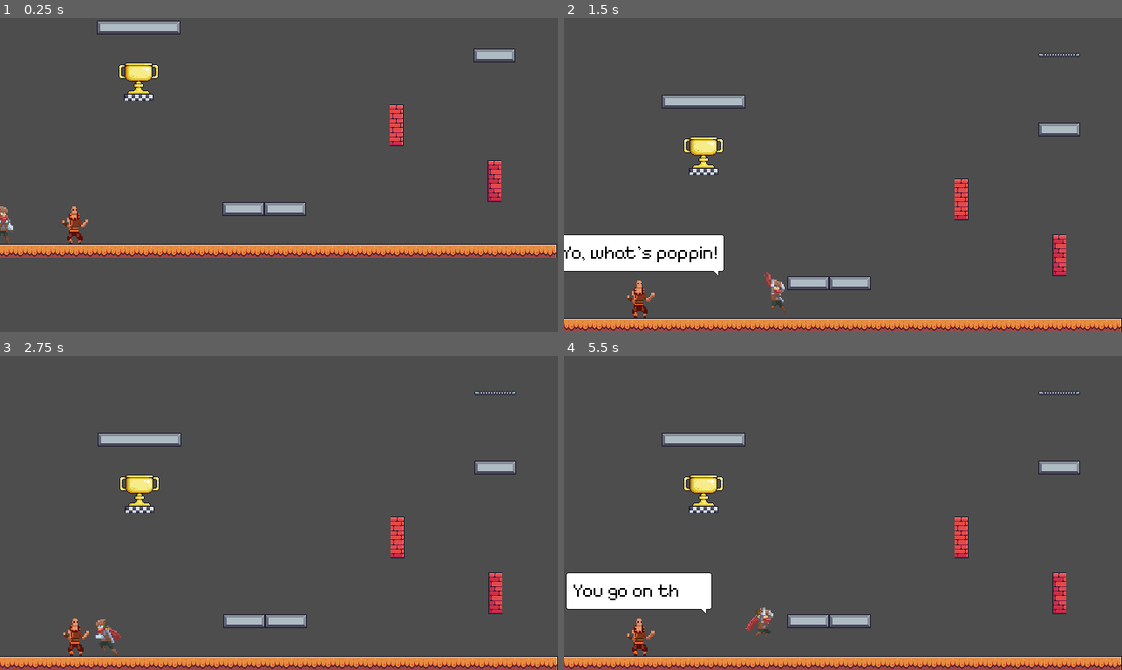
Above: before the commit, frames 1-4 (two rows, left to right).
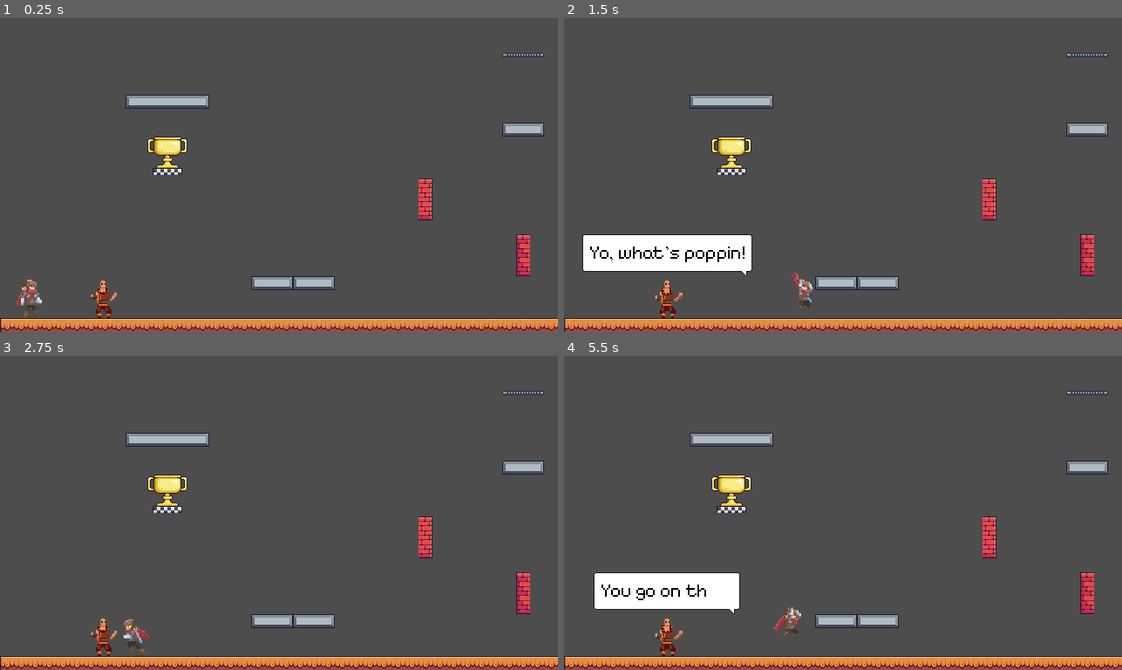
Above: after the commit, the same moments.

Repository: DeVelox/Niro
Game: Godot game, scene res://main.tscn
The game is run twice, just before and just after one commit, with the same random seed, the same clock (stepped at 60 frames per second) and the same inputs.
Inputs:
- Up to frame 1 (0.25 s): no input
- Up to frame 2 (1.5 s): hold D (right) from 0.53 s (still down); tap Shift (dash) at 0.6 s; tap Space (jump) at 0.77 s; tap F (interact) at 1.35 s
- Up to frame 3 (2.75 s): tap Space (jump) at 1.52 s; release D (right) at 2.03 s; hold A (left) from 2.03 s (still down); tap Shift (dash) at 2.1 s
- Up to frame 4 (5.5 s): release A (left) at 2.78 s; hold D (right) 2.78-4.28 s; tap F (interact) at 2.85, 4.35 s; tap Space (jump) at 3.02, 3.77, 4.52 s; tap Shift (dash) at 3.6, 5.1 s; hold A (left) 4.28-5.03 s; hold D (right) from 5.03 s (still down)

The runs differ from the first frame. In frame 1, 15% of the frame differs, in the area x 0-100%, y 0-100%; in frame 2, 6.0%; in frame 3, 4.6%; in frame 4, 6.1%.

Commit message:
Fix camera clamp and crouching animation

Diff:
--- a/player/player.gd
+++ b/player/player.gd
@@ -358,8 +358,6 @@
 			animation = "dashing"
 		elif is_wall_hanging:
 			animation = "wall"
-		elif is_crouching:
-			animation = "crouching"
 		else:
 			if velocity.y > -JUMP_VELOCITY:
 				animation = "falling"
@@ -368,6 +366,8 @@
 	else:
 		if absf(velocity.x) > 0.1:
 			animation = "running"
+		elif is_crouching:
+			animation = "crouching"
 		else:
 			animation = "idle"
 	return animation
--- a/player/player.tscn
+++ b/player/player.tscn
@@ -249,7 +249,7 @@
 [node name="AnimatedSprite2D" type="AnimatedSprite2D" parent="."]
 scale = Vector2(1.5, 1.5)
 sprite_frames = SubResource("SpriteFrames_13nta")
-animation = &"climbing_idle"
+animation = &"crouching"
 autoplay = "idle"
 offset = Vector2(0, -1)
 
@@ -258,12 +258,10 @@
 shape = SubResource("RectangleShape2D_0rk70")
 
 [node name="Camera2D" type="Camera2D" parent="."]
-anchor_mode = 0
 limit_left = -16
 limit_top = -16
 limit_right = 656
 limit_bottom = 376
-limit_smoothed = true
 position_smoothing_enabled = true
 
 [node name="Timers" type="Node" parent="."]
